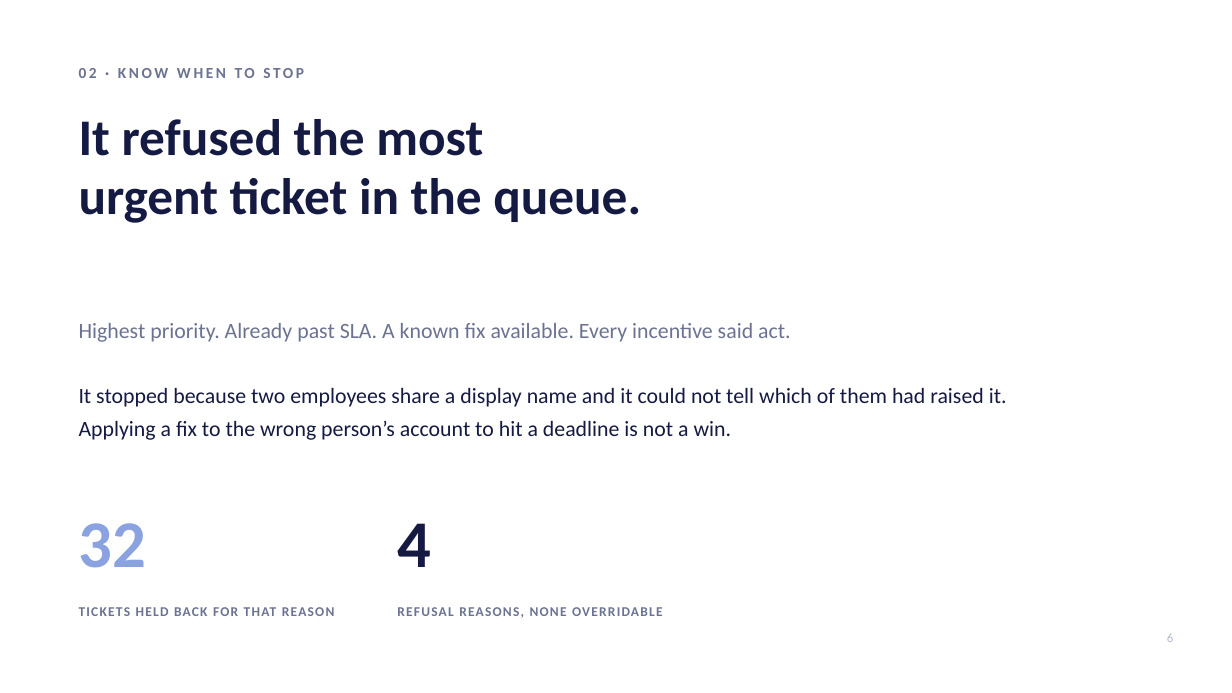
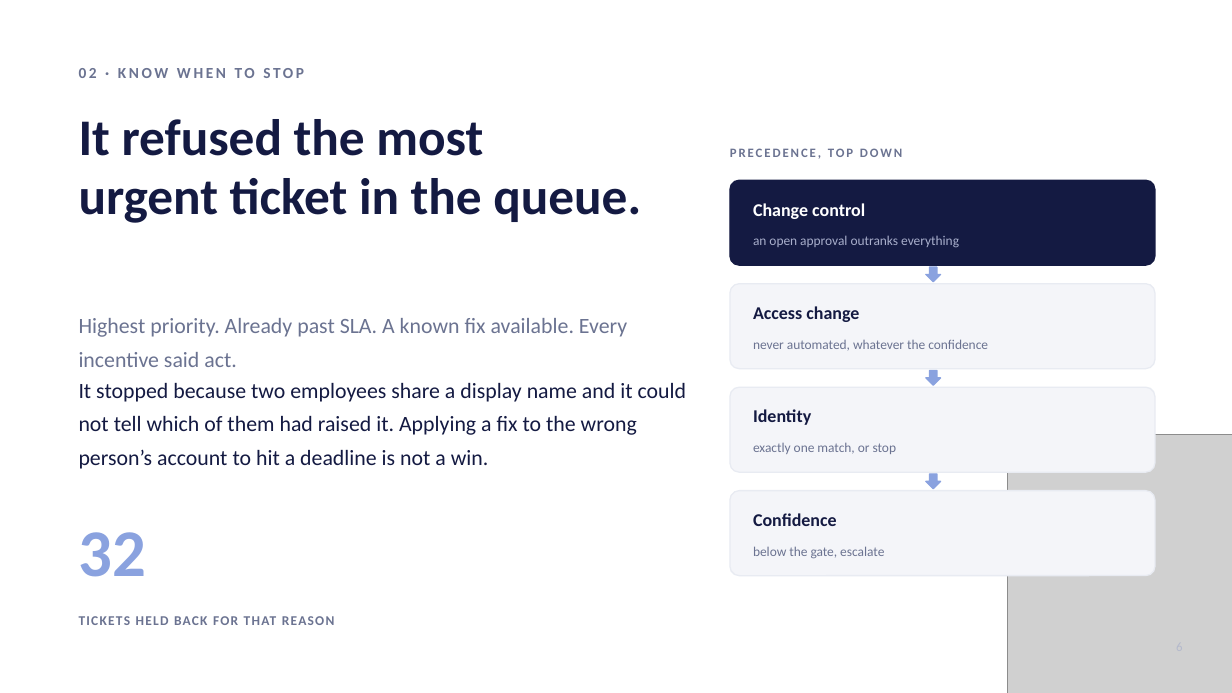
Before and after one commit to ZenBen5173/service-desk-command-center, a slide deck: slide 6 of docs/Service-Desk-Command-Center.pptx. Drawn at 1232x693 pixels with LibreOffice and Linux fonts; fonts in the diff are those of the drawing; grey boxes stand for pictures. Boxes give left, top, right and bottom in pixels: in the first picture for what was removed or moved away, otherwise in the second. Text is boxed around its words. In the diff, an @@ line names an element or a change of style, - is before the commit and + after.

```diff
--- a/docs/Service-Desk-Command-Center.pptx
+++ b/docs/Service-Desk-Command-Center.pptx
@@ text added at (730, 148, 902, 158), 10 pt, text #6B7391, bold @@
+PRECEDENCE, TOP DOWN
@@ rounded rectangle added at (730, 180, 1155, 265), fill #141A42, outline #141A42 1 pt @@
@@ text added at (753, 203, 865, 219), 14 pt, text #FFFFFF, bold @@
+Change control
@@ text added at (753, 236, 959, 247), 10.5 pt, text #A8AECB @@
+an open approval outranks everything
@@ down arrow added at (926, 267, 941, 282), fill #8AA2DF, outline #8AA2DF 1 pt @@
@@ rounded rectangle added at (730, 284, 1155, 369), fill #F4F5F9, outline #E8EBF2 1 pt @@
@@ text "Highest priority. Already past SLA. ..." rewrapped from (79, 323, 791, 342) to (79, 318, 627, 367) @@
@@ text added at (753, 306, 859, 322), 14 pt, text #141A42, bold @@
+Access change
@@ text added at (753, 339, 988, 350), 10.5 pt, text #6B7391 @@
+never automated, whatever the confidence
@@ text "It stopped because two employees ..." rewrapped from (79, 388, 1007, 440) to (79, 383, 687, 469) @@
@@ rounded rectangle added at (730, 387, 1155, 472), fill #F4F5F9, outline #E8EBF2 1 pt @@
@@ down arrow added at (926, 371, 941, 385), fill #8AA2DF, outline #8AA2DF 1 pt @@
@@ text added at (753, 409, 811, 425), 14 pt, text #141A42, bold @@
+Identity
@@ text added at (753, 443, 897, 454), 10.5 pt, text #6B7391 @@
+exactly one match, or stop
@@ picture added at (1007, 434, 1232, 693) @@
@@ down arrow added at (926, 474, 941, 489), fill #8AA2DF, outline #8AA2DF 1 pt @@
@@ text "32": place and size @@
-text "32" at (79, 523, 147, 568)
+text "32" at (79, 532, 147, 577)
@@ rounded rectangle added at (730, 491, 1155, 576), fill #F4F5F9, outline #E8EBF2 1 pt @@
@@ text removed at (397, 523, 431, 567) @@
-4
@@ text added at (753, 513, 837, 526), 14 pt, text #141A42, bold @@
+Confidence
@@ text added at (753, 546, 884, 558), 10.5 pt, text #6B7391 @@
+below the gate, escalate
@@ text "TICKETS HELD BACK FOR THAT ...": place and size @@
-text "TICKETS HELD BACK FOR THAT ..." at (79, 607, 335, 616)
+text "TICKETS HELD BACK FOR THAT ..." at (79, 616, 335, 625)
@@ text removed at (397, 607, 662, 618) @@
-REFUSAL REASONS, NONE OVERRIDABLE
@@ text removed at (1167, 634, 1173, 642) @@
-6
```
Also in this commit, not shown: 9 other slides changed, 1 slide added, 1 slide removed, 1 other file.
